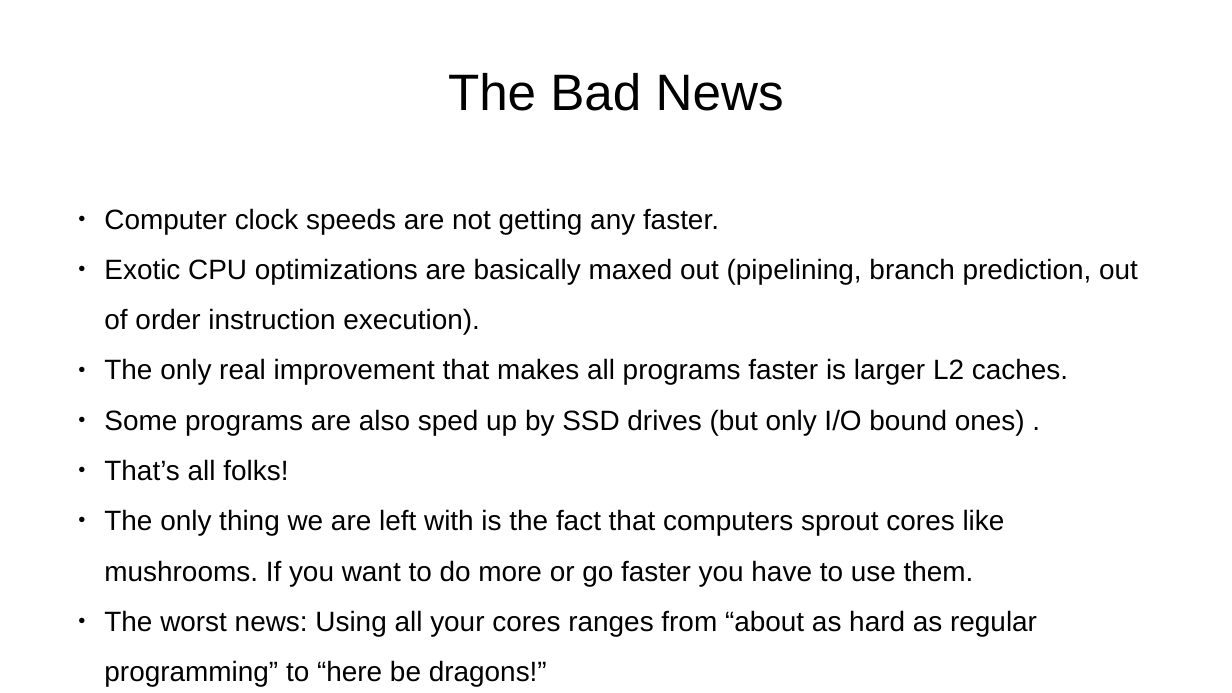
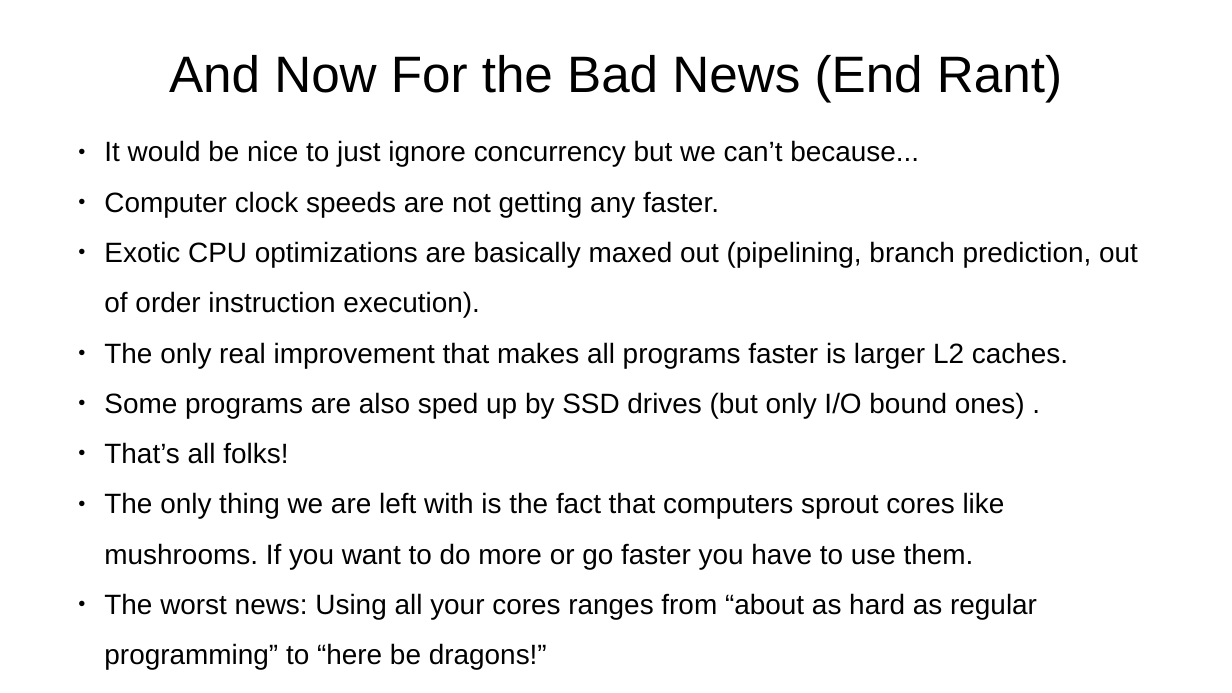
Before and after one commit to dwclark/concurrent-groovy, a slide deck: slide 4 of concurrent-groovy.odp (slide 3 before the commit). Drawn at 1232x693 pixels with LibreOffice and Linux fonts; fonts in the diff are those of the drawing. Boxes give left, top, right and bottom in pixels: in the first picture for what was removed or moved away, otherwise in the second. Text is boxed around its words. In the diff, an @@ line names an element or a change of style, - is before the commit and + after.

```diff
--- a/concurrent-groovy.odp
+++ b/concurrent-groovy.odp
@@ title at (169,55,1062,102): text changed @@
-The Bad News
+And Now For the Bad News (End Rant)
@@ text "It would be nice to ...": place and size @@
-text "It would be nice to ..." at (104,208,1138,636)
+text "It would be nice to ..." at (104,140,1138,619)
@@ text at (104,140,919,167): paragraph added @@
+● It would be nice to just ignore concurrency but we can’t because...
```
Also in this commit, not shown: 2 other slides changed, 9 slides added, 2 slides removed, 3 other files.
